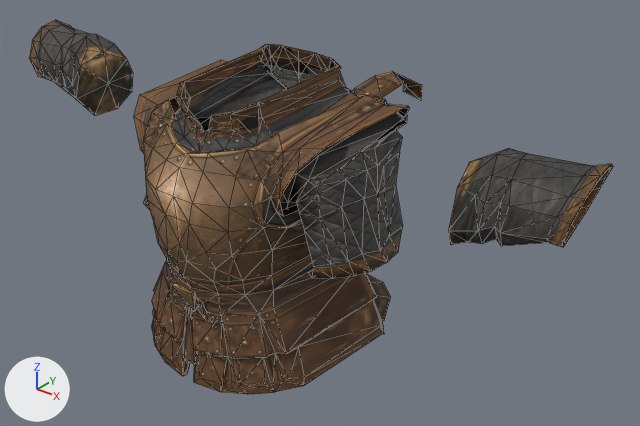
One commit to the glTF model godot-client/assets/actors/native/equipment/militia_torso_armor_07.glb: the scene before it, then after it.
Before and after are seen from a 50 mm lens placed at (0.966, -0.972, 1.955), pointed at (0.071, 0.146, 1.261). Lighting does not change. The marker at lower left points along +X, +Y and +Z. The first picture is the older version. Mesh edges are drawn as thin lines. Vertices at exactly the same position are counted once.

Names of what the first picture shows: 'Brass Breastplate'.
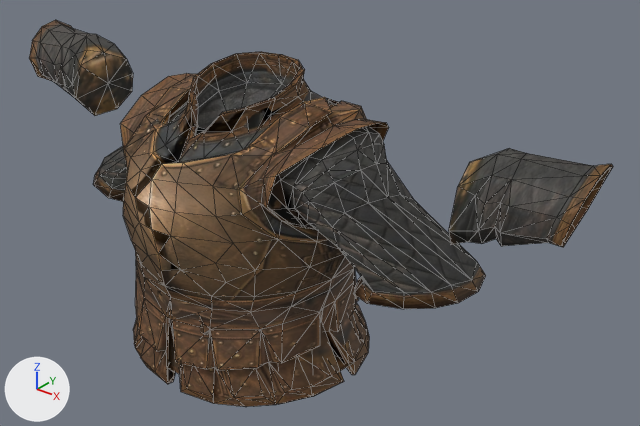
Where the change shows, as pixel boxes [x1, y1, x2, y2] in the pictures (640 x 426 px; the box of a moved part takes in the faces that stretch with it):
'Brass Breastplate', reshaped: before [29, 20, 613, 394]; after [29, 20, 613, 407]
part 1 of me_brass_breastplate, moved or reshaped (mostly hidden afterwards): before [366, 273, 391, 321]; after [313, 349, 355, 386]
part 2 of me_brass_breastplate, moved or reshaped: before [134, 45, 422, 394]; after [93, 52, 486, 407]

What changed in the scene script:
```text
Change me_brass_breastplate:
    used by ob_brass_breastplate; location = (0.0, 0.0, 0.0)
    remove me_brass_breastplate.from_pydata(...)  # 841 vertices, 1557 faces; spans x -0.593..0.592, y -0.142..0.381, z 1.022..1.54
    add me_brass_breastplate.from_pydata(...)  # 841 vertices, 1557 faces; spans x -0.593..0.592, y -0.18..0.232, z 1.022..1.54
    me_brass_breastplate part 1: the loose piece of 16 vertices spanning x -0.191..0.188, y 0.033..0.322, z 1.046..1.071 is scaled about its middle by (1.2, 1.2, 1), then moved by (0.0, -0.148, 0.0)
    me_brass_breastplate part 2: 682 of 841 vertices moved; they spanned x -0.263..0.26, y -0.142..0.381, z 1.022..1.54 and now span x -0.426..0.422, y -0.18..0.232, z 1.022..1.54; mean shift (-0.001, -0.052, 0.0); largest move (-0.151, 0.196, 1.292) -> (-0.25, 0.0, 1.292)
```
